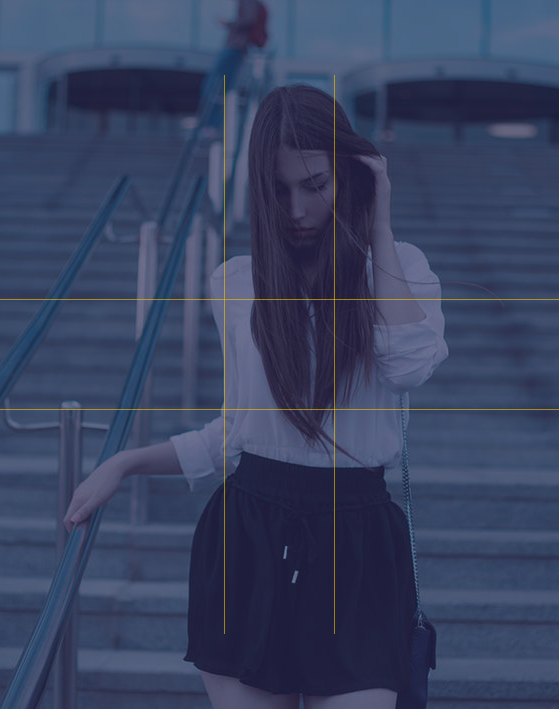
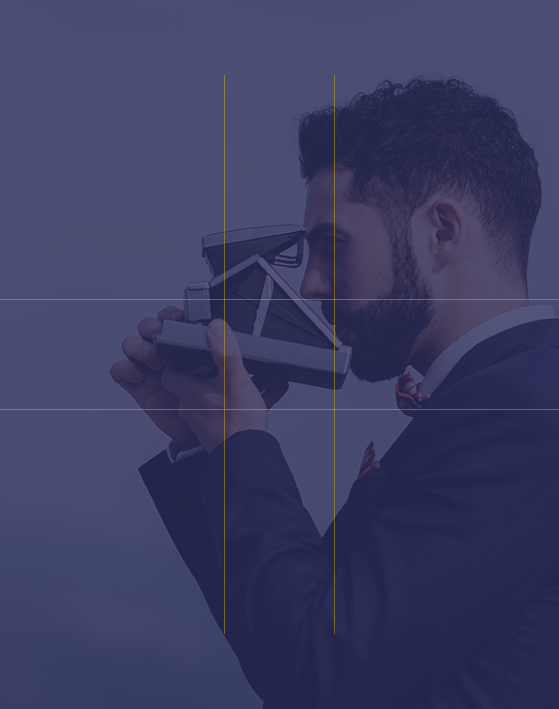
The second 559px x 709px image is a revision of the first. Changes to its layers:
"Фигура 1 копия 3": opacity 60% → 40% over <box>334,75,335,634</box>
"Фигура 1 копия 2": opacity 60% → 40% over <box>224,75,225,634</box>
"Фигура 1 копия": opacity 60% → 40% over <box>0,299,559,300</box>
"Фигура 1": opacity 60% → 40% over <box>0,409,559,410</box>
"Прямоугольник 1": opacity 60% → 80% over <box>0,0,559,709</box>
removed layer "Фон" over <box>0,0,559,709</box>
added layer "sweet-ice-cream-photography-291149" over <box>0,0,559,709</box>
